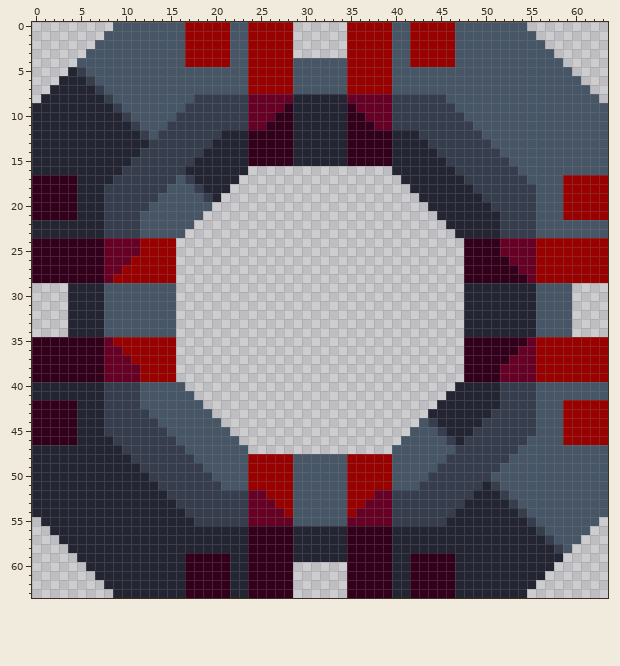
Two states of a pixel-art file, sprites/blocks/drills/BLOOD EXTRACTOR/biotic-zlo-production-blood-extractor.ase. Above, as it was before the edit.
64x64 pixels, 1 frame.
And afterwards:
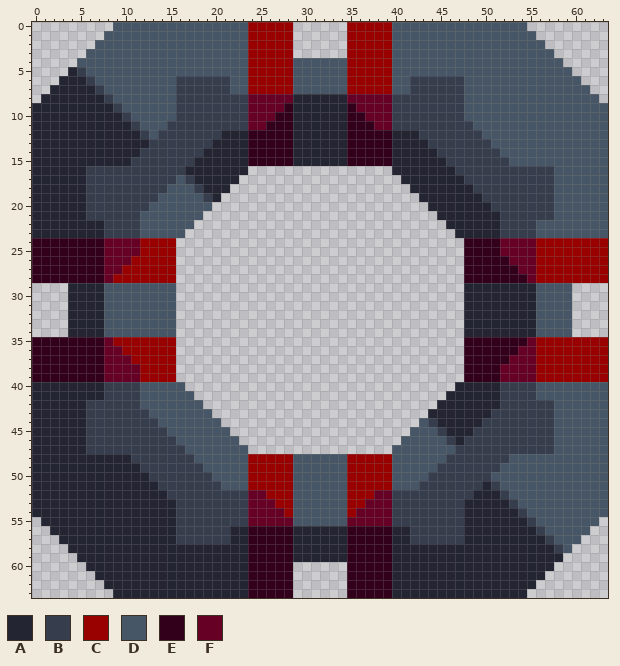
Palette (. is transparent): A #242533  B #363d4d  C #990000  D #475666  E #33001b  F #660025
Changes in this commit:
Changed rows in their new state; - is an unchanged pixel.
Layer "Layer":
first column x 16:
 0 -DDDDD--------------------DDDDD-
 1 -DDDDD--------------------DDDDD-
 2 -DDDDD--------------------DDDDD-
 3 -DDDDD--------------------DDDDD-
 4 -DDDDD--------------------DDDDD-
 6 BBBBBB--------------------BBBBBB
 7 BBBBBB--------------------BBBBBB
 8 BB----------------------------BB
 9 B------------------------------B
first column x 0:
16 ------BBBB--------------------------------------------BBBB------
17 AAAAA-BBB----------------------------------------------BBB-DDDDD
18 AAAAA-BB------------------------------------------------BB-DDDDD
19 AAAAA-BB------------------------------------------------BB-DDDDD
20 AAAAA-BB------------------------------------------------BB-DDDDD
21 AAAAA-BB------------------------------------------------BB-DDDDD
first column x 0:
42 AAAAA-BB------------------------------------------------BB-DDDDD
43 AAAAA-BB------------------------------------------------BB-DDDDD
44 AAAAA-BB------------------------------------------------BB-DDDDD
45 AAAAA-BB------------------------------------------------BB-DDDDD
46 AAAAA-BBB----------------------------------------------BBB-DDDDD
47 ------BBBB--------------------------------------------BBBB------
first column x 16:
54 B------------------------------B
55 BB----------------------------BB
56 BBBBBB--------------------BBBBBB
57 BBBBBB--------------------BBBBBB
59 -AAAAA--------------------AAAAA-
60 -AAAAA--------------------AAAAA-
61 -AAAAA--------------------AAAAA-
62 -AAAAA--------------------AAAAA-
63 -AAAAA--------------------AAAAA-
Changed places in both pictures, as pixel boxes (x1, y1, x2, y2):
changed: (176, 22, 230, 112)
changed: (410, 22, 464, 112)
changed: (32, 166, 122, 220)
changed: (518, 166, 608, 220)
changed: (32, 400, 122, 454)
changed: (518, 400, 608, 454)
changed: (176, 508, 230, 598)
changed: (410, 508, 464, 598)
